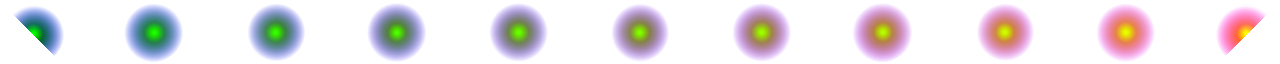
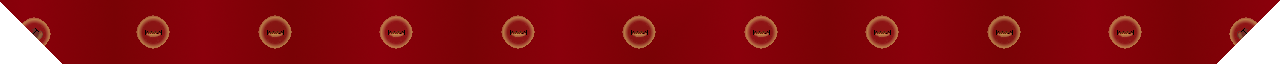
Layered file, before and after one edit (w=1280, h=64). Changes by layer:
removed layer "Pasted Layer" over (1216, 5, 1267, 56)
hid "map", painted on it over (0, 0, 1280, 64)
showed "bulbs" over (22, 15, 1257, 49)
showed "border..png", painted on it over (0, 0, 1280, 64)
